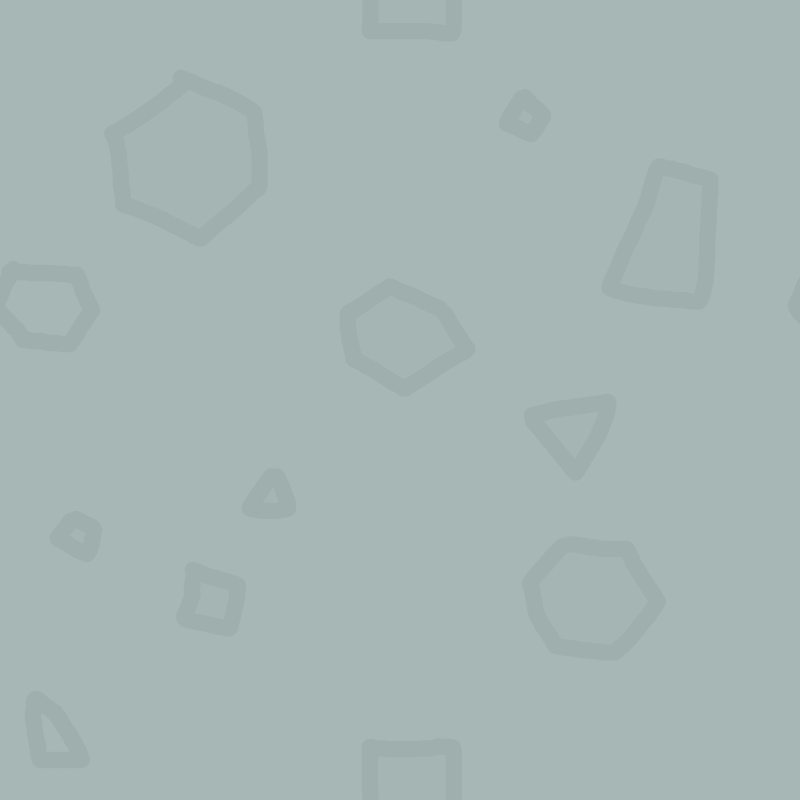
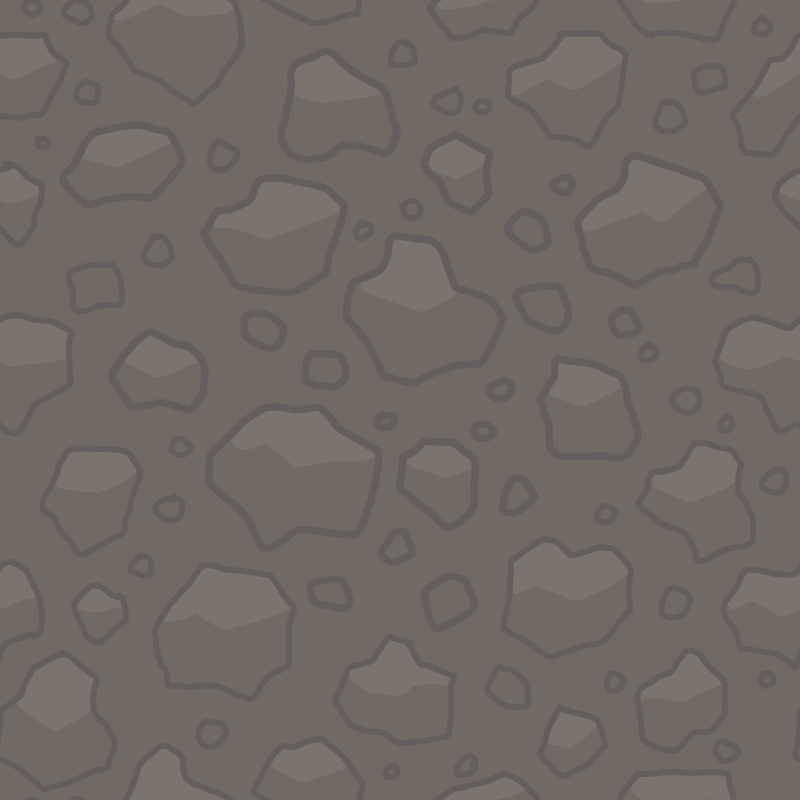
Layers edited between the first and the second 800 × 800 image:
"Stones": opacity 24% → 100%, painted on it over left=0, top=0, right=800, bottom=800
added layer "Shine" (85%) above "Bg" over left=0, top=0, right=800, bottom=800
painted on "Bg" over left=0, top=0, right=800, bottom=800
